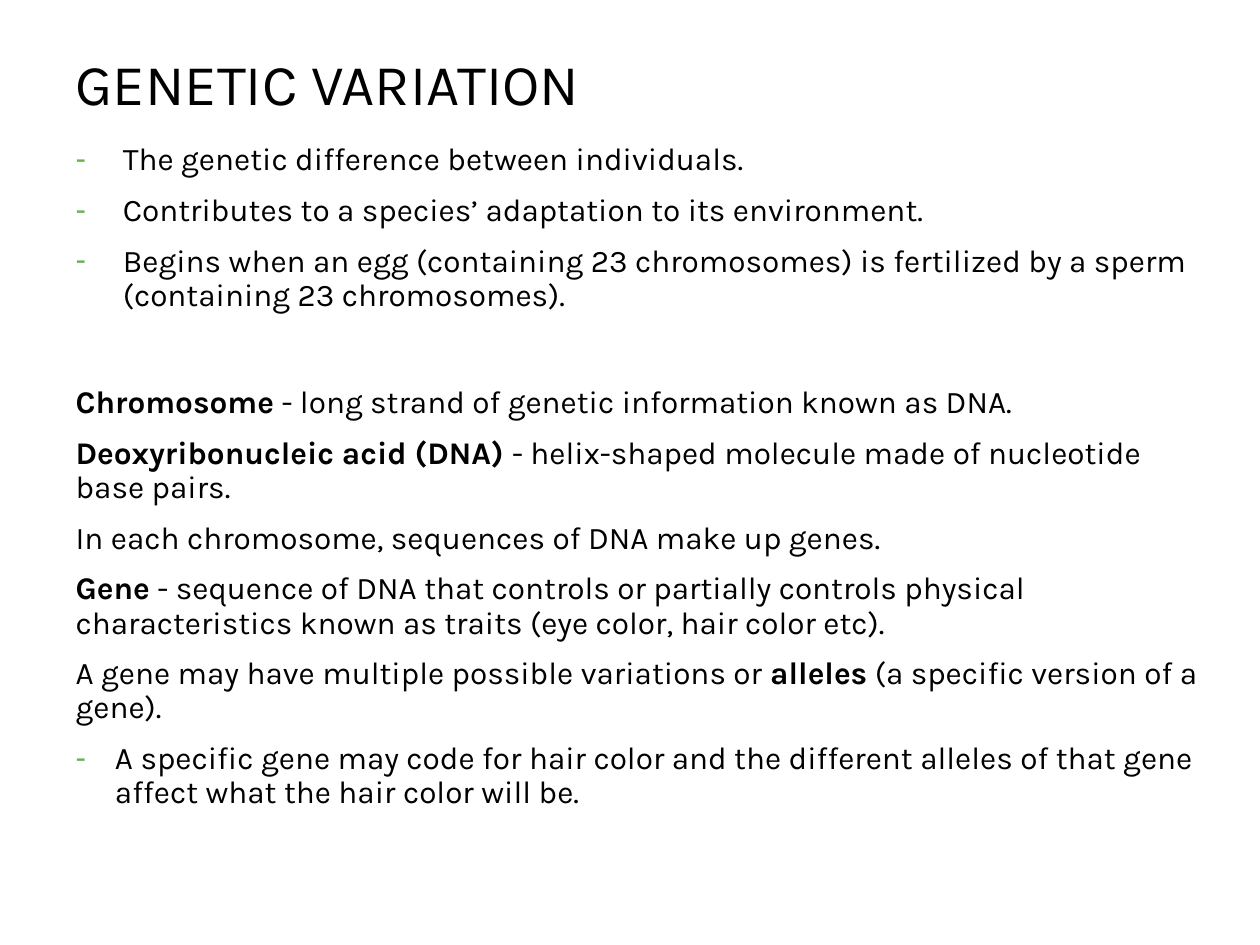
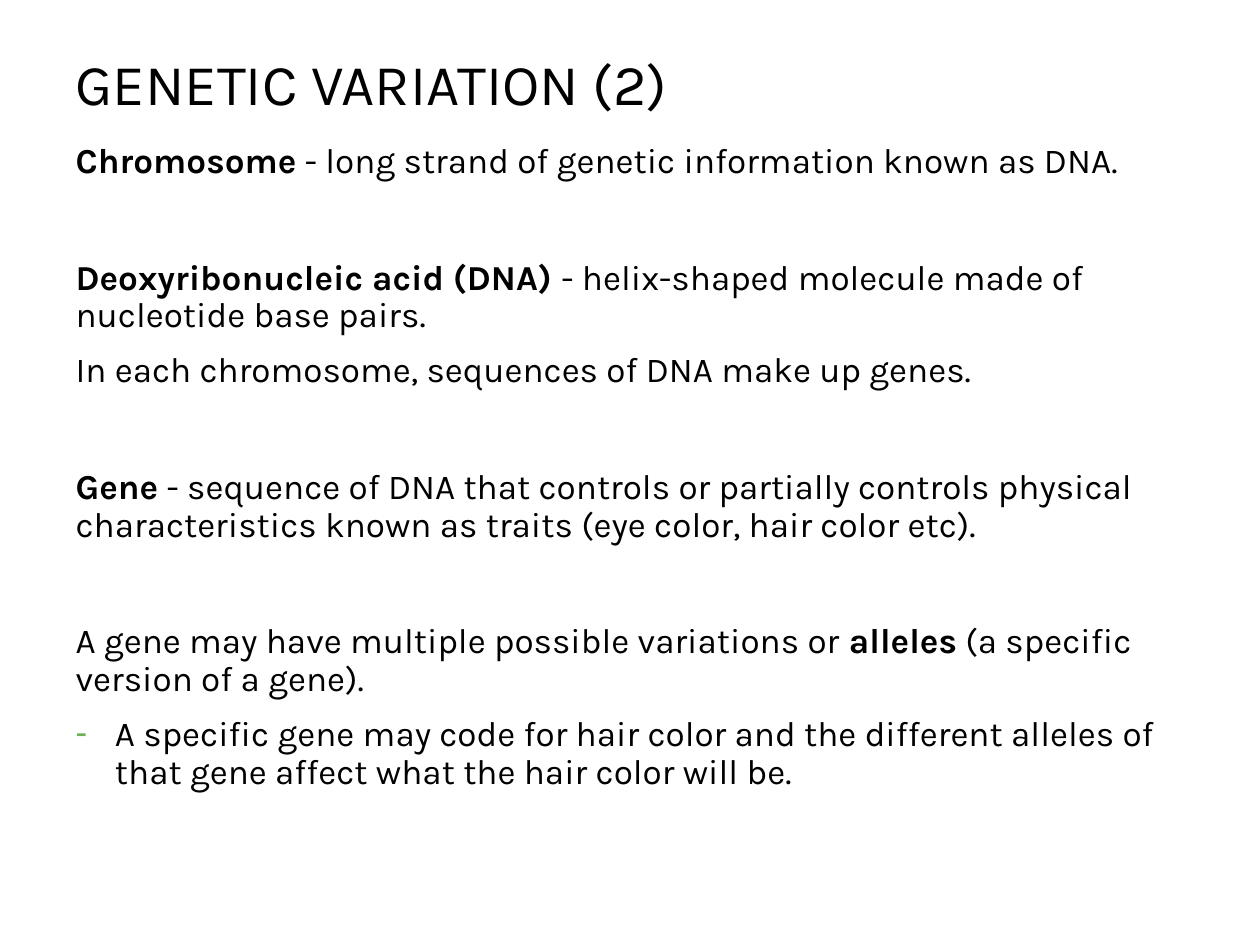
Before and after one commit to npm27/Teaching-Materials, a slide deck: slide 8 of Gen Psych II/Slides/3 Biopsychology.pptx (slide 7 before the commit). Drawn at 1260x945 pixels with LibreOffice and Linux fonts; fonts in the diff are those of the drawing. Boxes give left, top, right and bottom in pixels: in the first picture for what was removed or moved away, otherwise in the second. Text is boxed around its words. In the diff, an @@ line names an element or a change of style, - is before the commit and + after.

```diff
--- a/Gen Psych II/Slides/3 Biopsychology.pptx
+++ b/Gen Psych II/Slides/3 Biopsychology.pptx
@@ title at (76,63,667,112): text changed @@
-GENETIC VARIATION
+GENETIC VARIATION (2)
@@ text "Chromosome - long strand of ..." at (76,149,1154,793): size 18 to 20 pt @@
@@ text at (123,148,1186,314): paragraphs removed @@
-– The genetic difference between individuals.
-– Contributes to a species’ adaptation to its environment.
-– Begins when an egg (containing 23 chromosomes) is fertilized by a sperm (containing 23 chromosomes).
```
Also in this commit, not shown: 20 other slides changed, 5 slides added, 1 slide removed, 3 other files.
